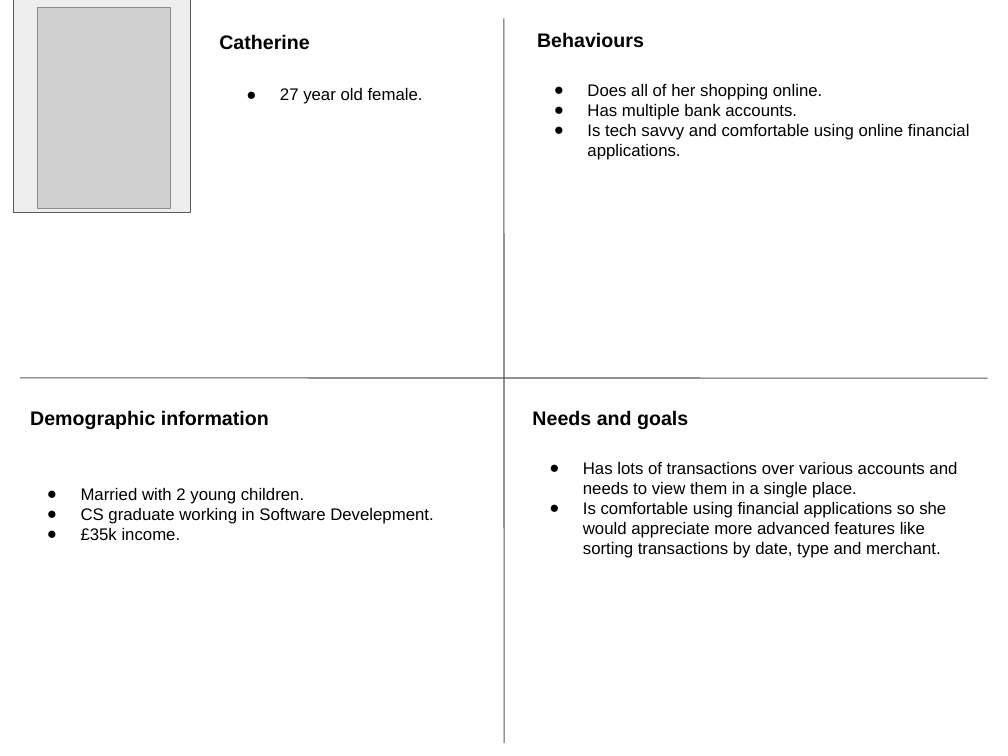
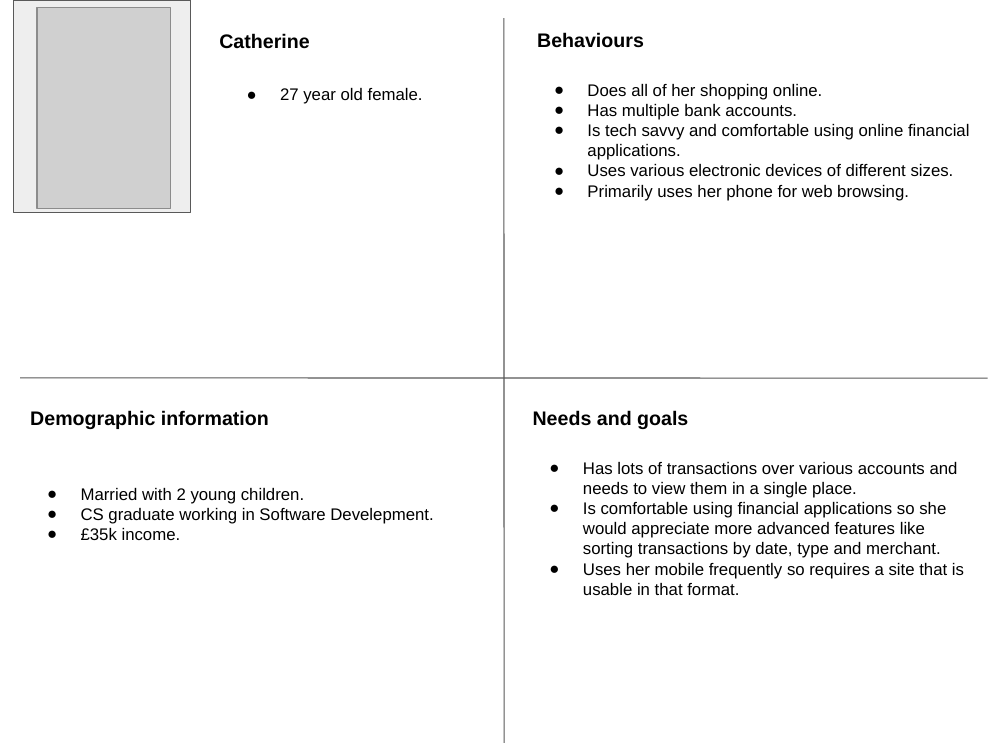
Before and after one commit to tannyque/ruby-spending-tracker, a slide deck: slide 1 of planning/Proto-personas.pptx. Drawn at 1008x756 pixels with LibreOffice and Linux fonts; fonts in the diff are those of the drawing; grey boxes stand for pictures. Boxes give left, top, right and bottom in pixels: in the first picture for what was removed or moved away, otherwise in the second. Text is boxed around its words. In the diff, an @@ line names an element or a change of style, - is before the commit and + after.

```diff
--- a/planning/Proto-personas.pptx
+++ b/planning/Proto-personas.pptx
@@ text at (x1=587, y1=164, x2=954, y2=201): paragraphs added @@
+● Uses various electronic devices of different sizes.
+● Primarily uses her phone for web browsing.
@@ text at (x1=583, y1=563, x2=964, y2=595): paragraph added @@
+● Uses her mobile frequently so requires a site that is usable in that format.
```
Also in this commit, not shown: 4 other files.
